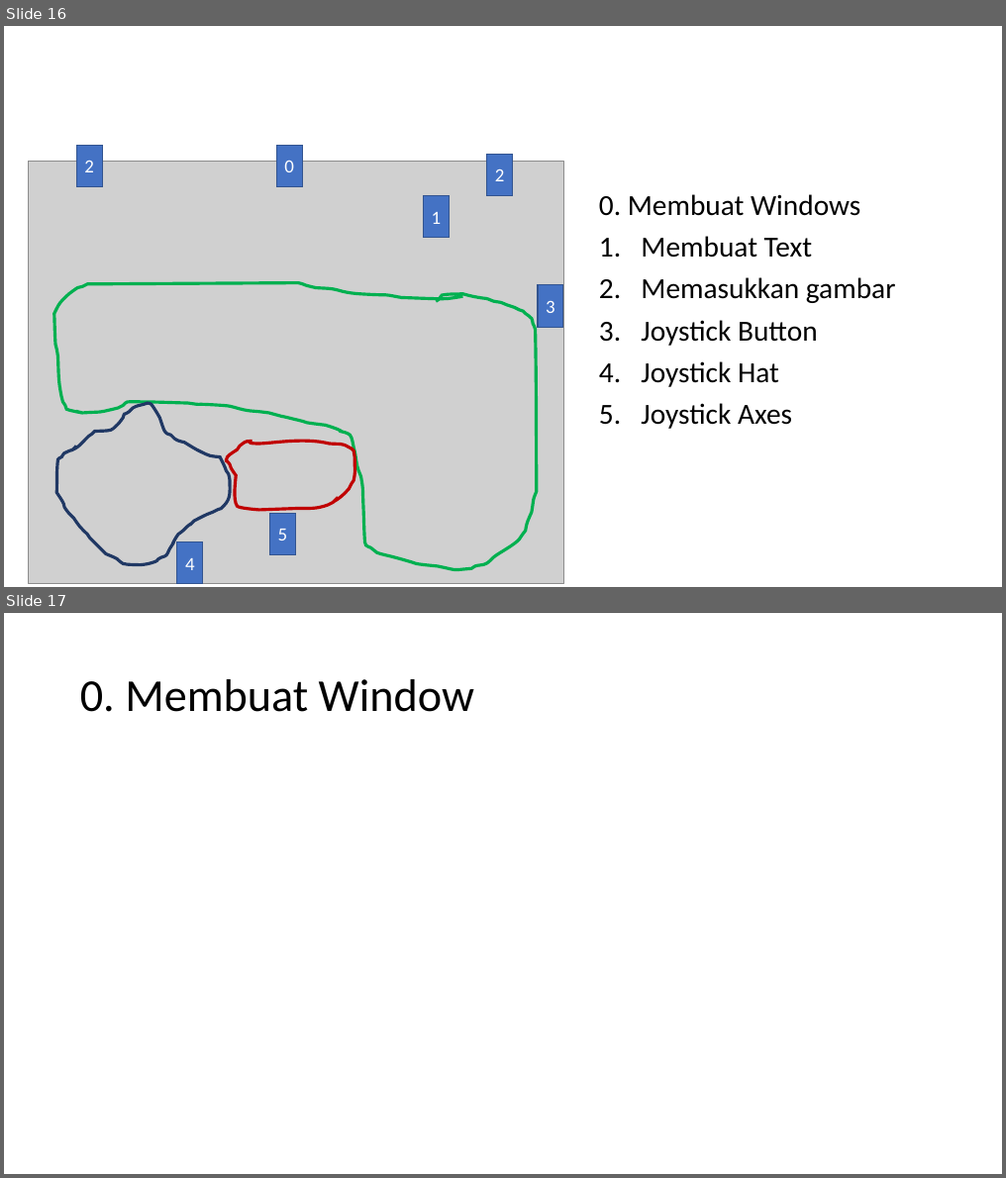
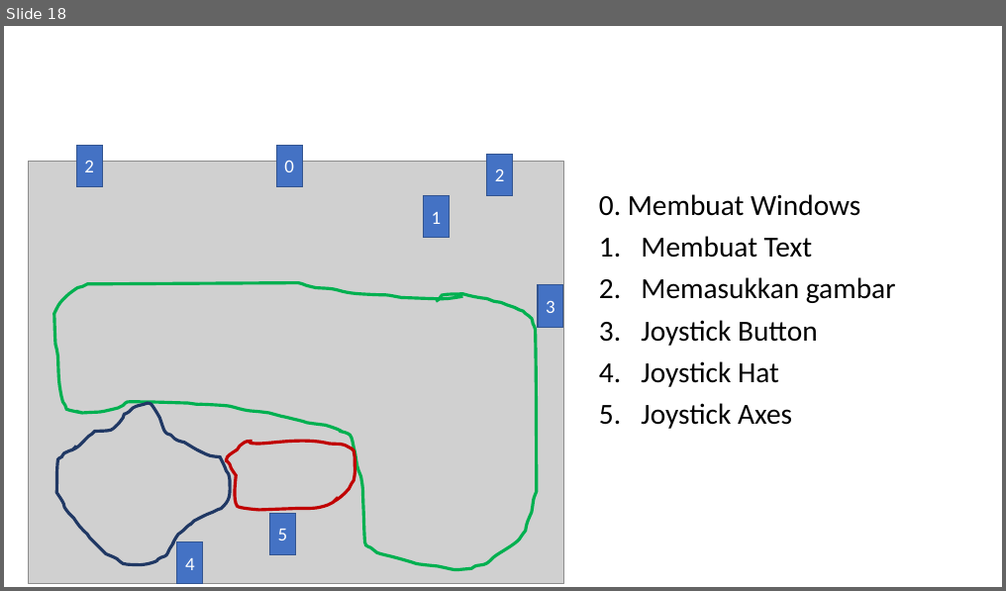
Before and after one commit to muhammadhusni777/Ardumeka-Pygame, a slide deck: Presentasi.pptx. Shown one above the other, each under a label of ours: slides 16 and 17 before the commit, slide 18 after it. The pictures are 1006x1178 and 1006x591 pixels, drawn with LibreOffice and Linux fonts; fonts in the diff are those of the drawing; grey boxes stand for pictures. Boxes give left, top, right and bottom in pixels: in the first picture for what was removed or moved away, otherwise in the second. Text is boxed around its words. In the diff, an @@ line names an element or a change of style, - is before the commit and + after.

```diff
--- a/Presentasi.pptx
+++ b/Presentasi.pptx
@@ slide 17 removed at <box>4,613,1002,1174</box>, background #FFFFFF @@
@@ title removed at <box>80,679,474,712</box> @@
-0. Membuat Window
@@ what was slide 16 is now slide 18 @@
```
Also in this commit, not shown: 7 slides changed, 13 slides added, 6 other files.
